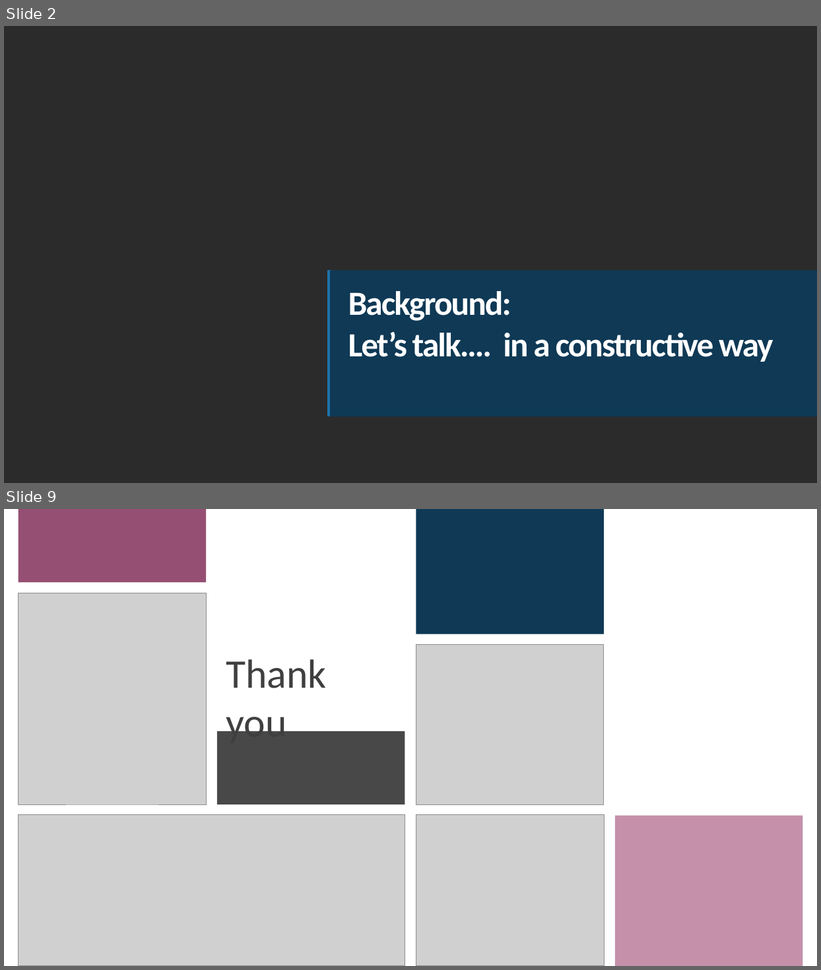
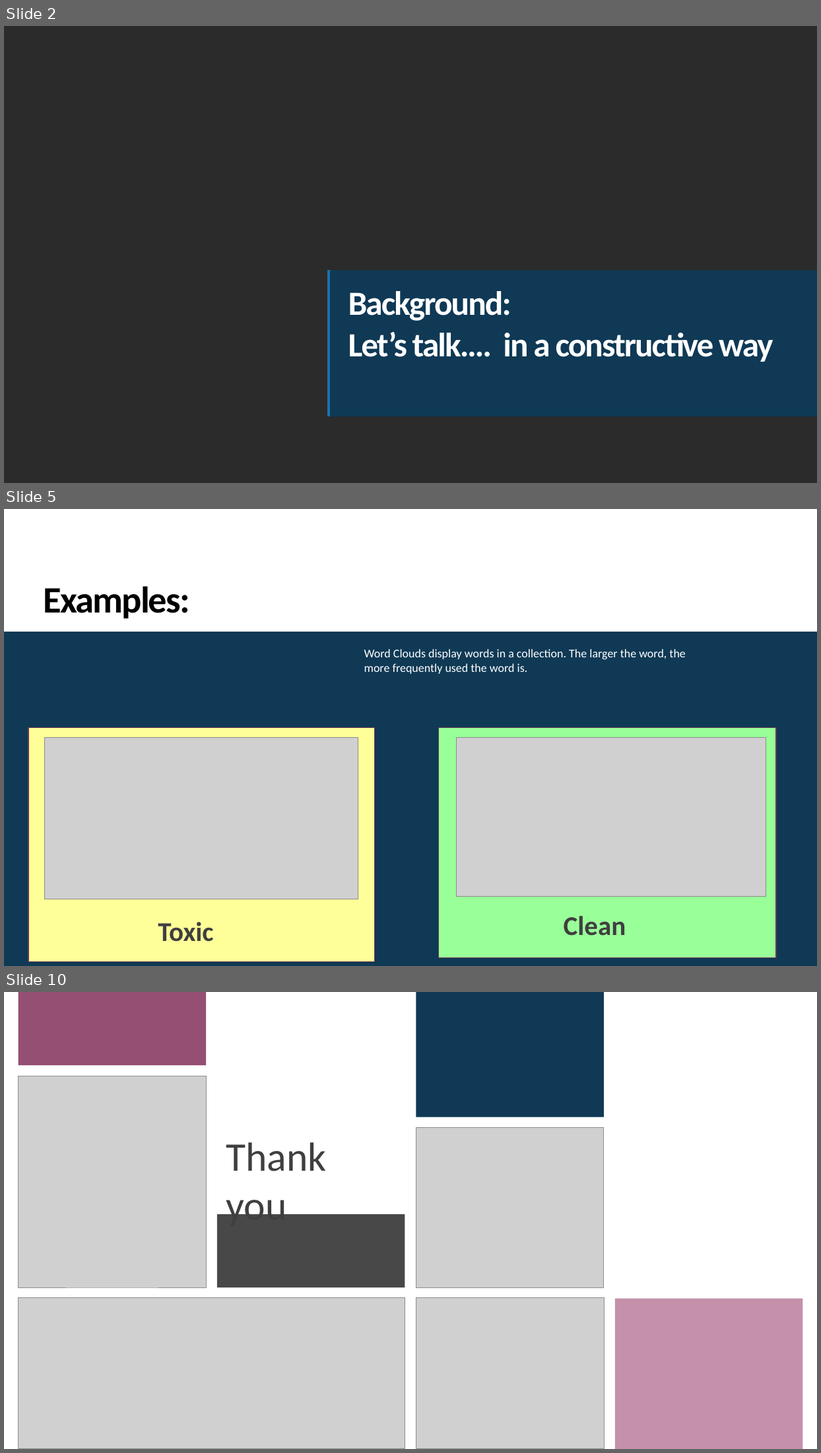
Before and after one commit to andiosika/NLP-to-identify-toxic-or-abusive-language-for-online-conversation-using-Keras-Deep-Learning-Models, a slide deck: NonToxic_Communication.pptx. Shown one above the other, each under a label of ours: slides 2 and 9 before the commit, slides 2, 5 and 10 after it; the slides between them are not shown. The pictures are 821x970 and 821x1453 pixels, drawn with LibreOffice and Linux fonts; fonts in the diff are those of the drawing; grey boxes stand for pictures; background and template pictures are left out; a plain dark background stands for a picture behind light text. Boxes give left, top, right and bottom in pixels: in the first picture for what was removed or moved away, otherwise in the second. Text is boxed around its words. In the diff, an @@ line names an element or a change of style, - is before the commit and + after.

```diff
--- a/NonToxic_Communication.pptx
+++ b/NonToxic_Communication.pptx
@@ slide 5 added at (4,509,817,966), background #FFFFFF @@
@@ title added at (44,586,190,619), 44 pt, text #000000, bold @@
+Examples:
@@ text added at (4,632,817,966), fill #0F3955, 14 pt, text #FFFFFF @@
+Word Clouds display words in a collection. The larger the word, the more frequently used the word is.
@@ rectangle added at (28,728,374,962), fill #FFFF99, outline #6E3A54 1 pt @@
@@ picture added at (45,738,358,900) @@
@@ rectangle added at (438,728,776,958), fill #99FF99, outline #6E3A54 1 pt @@
@@ picture added at (457,738,766,897) @@
@@ text added at (158,922,213,942), 32 pt, text #3F3F3F, bold @@
+Toxic
@@ text added at (564,916,626,936), 32 pt, text #3F3F3F, bold @@
+Clean
@@ what was slide 9 is now slide 10 @@
```
Also in this commit, not shown: 4 slides changed, 4 other slides added, 2 slides removed, 3 other files.
